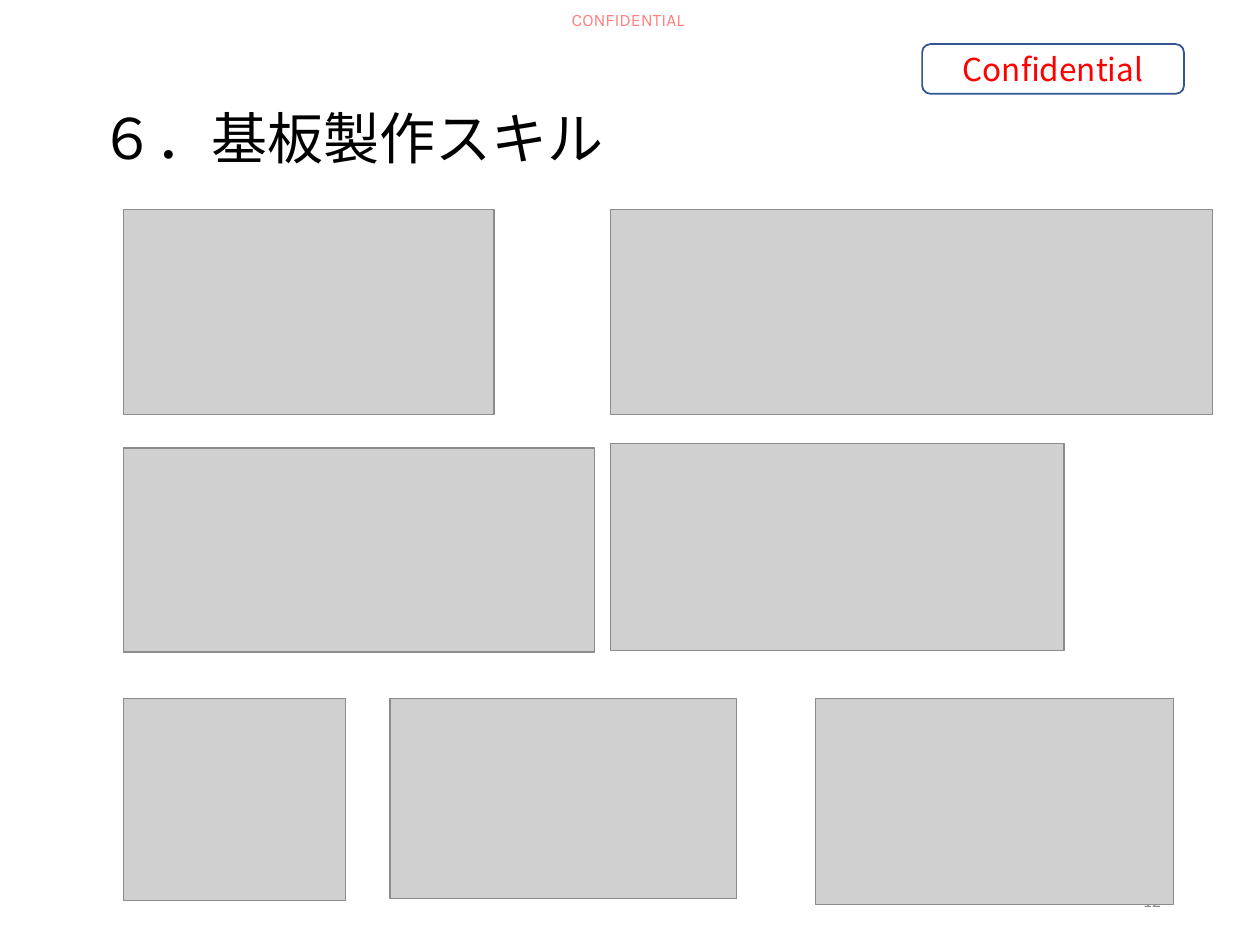
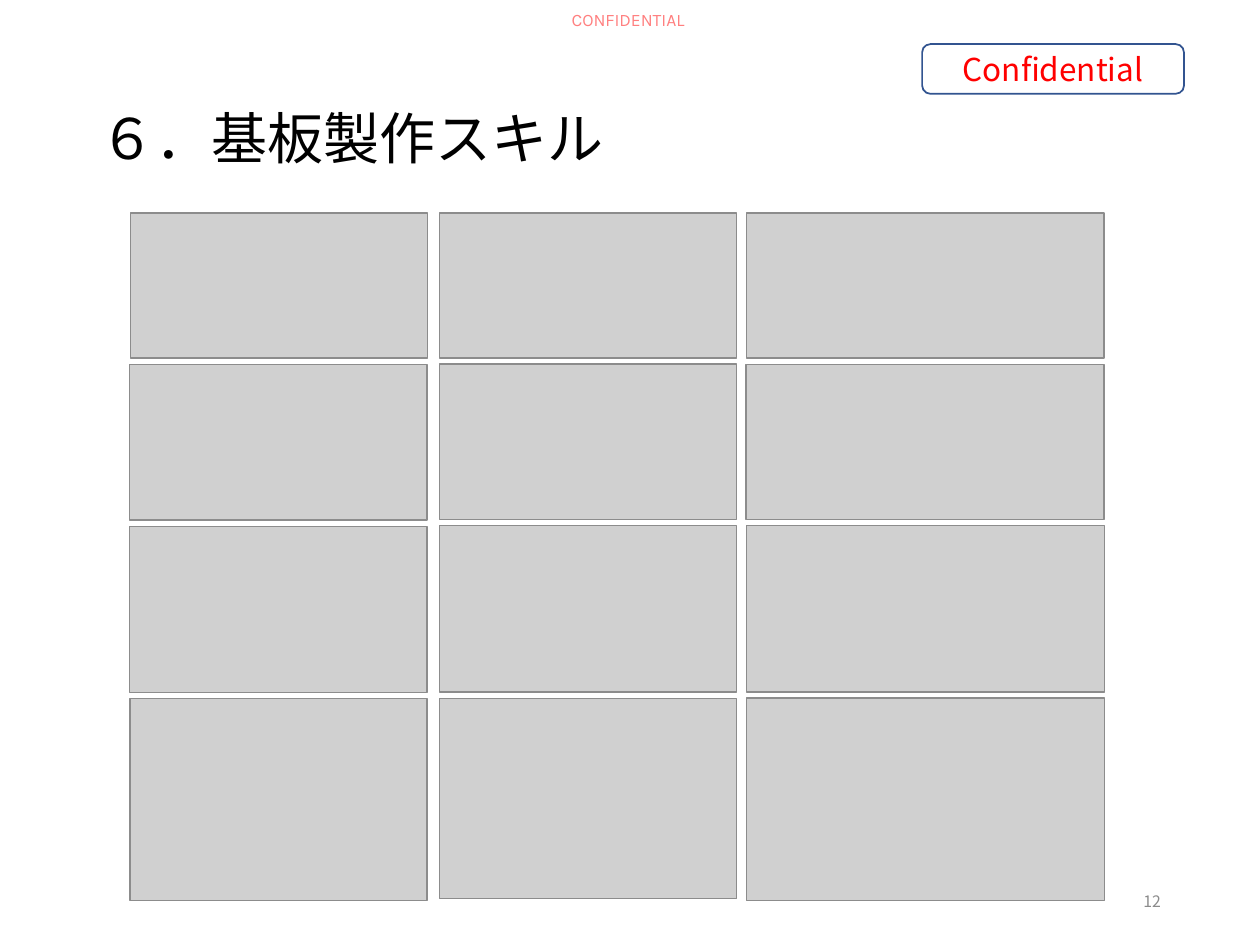
Before and after one commit to HiroyaIto/sansen, a slide deck: slide 12 of 経歴紹介 伊藤浩也20260525A.pptx. Drawn at 1260x945 pixels with LibreOffice and Linux fonts; fonts in the diff are those of the drawing; grey boxes stand for pictures. Boxes give left, top, right and bottom in pixels: in the first picture for what was removed or moved away, otherwise in the second. Text is boxed around its words. In the diff, an @@ line names an element or a change of style, - is before the commit and + after.

```diff
--- a/経歴紹介 伊藤浩也20260525A.pptx
+++ b/経歴紹介 伊藤浩也20260525A.pptx
@@ picture: place and size @@
-picture at (123, 209, 494, 415)
+picture at (130, 213, 427, 358)
@@ picture added at (440, 213, 737, 358) @@
@@ picture: place and size @@
-picture at (610, 209, 1212, 415)
+picture at (746, 213, 1104, 358)
@@ picture added at (130, 365, 427, 520) @@
@@ picture: place and size @@
-picture at (123, 449, 595, 653)
+picture at (440, 364, 737, 519)
@@ picture added at (746, 365, 1104, 520) @@
@@ picture added at (130, 527, 427, 693) @@
@@ picture added at (440, 525, 737, 692) @@
@@ picture: place and size @@
-picture at (610, 444, 1063, 651)
+picture at (746, 525, 1104, 692)
@@ picture: place and size @@
-picture at (123, 698, 345, 901)
+picture at (130, 698, 427, 901)
@@ picture: place and size @@
-picture at (391, 699, 737, 900)
+picture at (440, 699, 737, 900)
@@ picture: place and size @@
-picture at (815, 698, 1173, 905)
+picture at (746, 698, 1104, 901)
```
Also in this commit, not shown: 1 other slide changed.
